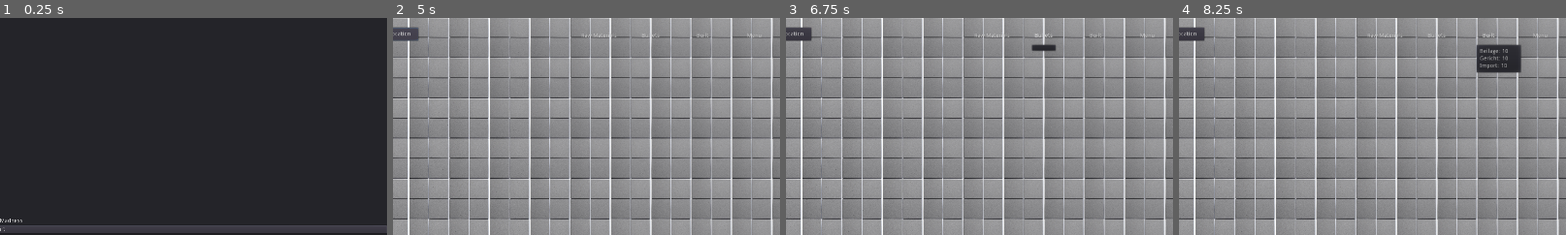
Above: before the commit, frames 1-4 (left to right).
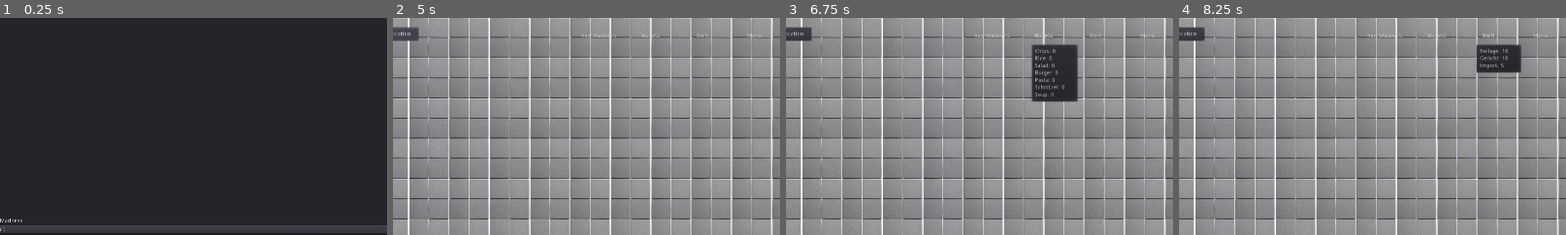
Above: after the commit, the same moments.

Repository: Vytautas-Hermann/GJ-2020
Game: Godot game, scene res://src/scenes/Title_Screen.tscn
The game is run twice, just before and just after one commit, with the same random seed, the same clock (stepped at 60 frames per second) and the same inputs.
Inputs:
- Up to frame 1 (0.25 s): no input
- Up to frame 2 (5 s): click "Start" at 0.5 s; click "Menu" at 1.25 s; click "Built" at 2 s; click "Raw Materials" at 2.75 s; click "Bullets" at 3.5 s; click "Swap Location" at 4.25 s
- Up to frame 3 (6.75 s): click "Built" at 5 s; click "Raw Materials" at 5.75 s; click "Bullets" at 6.5 s
- Up to frame 4 (8.25 s): click "Swap Location" at 7.25 s; click "Built" at 8 s
The pictures show only the part of the screen within x 50-100%, y 0-50%; the shares and areas given below are measured in that part.

Frames 1-2 are identical in both runs. In frame 3, 2.9% of the frame differs, in the area x 63-76%, y 12-39%; in frame 4, less than 0.1%.
Error after the commit: Parse Error: Variable "i" already defined in the scope (at line 83). (res://src/scripts/Tower.gd:88)

Commit message:
crafting

Diff:
--- /dev/null
+++ b/src/prefab/micro.tscn
@@ -0,0 +1,25 @@
+[gd_scene load_steps=3 format=2]
+
+[ext_resource path="res://src/images/micro.png" type="Texture" id=1]
+[ext_resource path="res://src/scripts/micro.gd" type="Script" id=2]
+
+[node name="micro" type="Sprite"]
+scale = Vector2( 0.05, 0.05 )
+texture = ExtResource( 1 )
+script = ExtResource( 2 )
+
+[node name="Timer" type="Timer" parent="."]
+wait_time = 2.0
+autostart = true
+
+[node name="MenuButton" type="MenuButton" parent="."]
+margin_left = -640.0
+margin_top = -640.0
+margin_right = -576.0
+margin_bottom = -576.0
+rect_scale = Vector2( 20, 20 )
+text = "Garnish"
+__meta__ = {
+"_edit_use_anchors_": false
+}
+[connection signal="timeout" from="Timer" to="." method="_on_Timer_timeout"]
--- /dev/null
+++ b/src/prefab/oven.tscn
@@ -0,0 +1,24 @@
+[gd_scene load_steps=3 format=2]
+
+[ext_resource path="res://src/images/ofen.png" type="Texture" id=1]
+[ext_resource path="res://src/scripts/oven.gd" type="Script" id=2]
+
+[node name="oven" type="Sprite"]
+position = Vector2( 1.43051e-06, 0 )
+scale = Vector2( 0.0713489, 0.05 )
+texture = ExtResource( 1 )
+script = ExtResource( 2 )
+
+[node name="Timer" type="Timer" parent="."]
+
+[node name="MenuButton" type="MenuButton" parent="."]
+margin_left = -449.0
+margin_top = -640.0
+margin_right = -404.0
+margin_bottom = -576.0
+rect_scale = Vector2( 20, 20 )
+text = "Dish"
+__meta__ = {
+"_edit_use_anchors_": false
+}
+[connection signal="timeout" from="Timer" to="." method="_on_Timer_timeout"]
--- a/src/scenes/Game.tscn
+++ b/src/scenes/Game.tscn
@@ -1,12 +1,14 @@
-[gd_scene load_steps=8 format=2]
+[gd_scene load_steps=10 format=2]
 
 [ext_resource path="res://src/prefab/floor.tscn" type="PackedScene" id=1]
 [ext_resource path="res://src/prefab/kit.tscn" type="PackedScene" id=2]
 [ext_resource path="res://src/prefab/table.tscn" type="PackedScene" id=3]
 [ext_resource path="res://src/scripts/menu.gd" type="Script" id=4]
 [ext_resource path="res://src/scripts/Game_Board.gd" type="Script" id=5]
-[ext_resource path="res://src/prefab/Flieband.tscn" type="PackedScene" id=6]
+[ext_resource path="res://src/prefab/Tower.tscn" type="PackedScene" id=6]
 [ext_resource path="res://src/prefab/Import.tscn" type="PackedScene" id=7]
+[ext_resource path="res://src/prefab/micro.tscn" type="PackedScene" id=8]
+[ext_resource path="res://src/prefab/oven.tscn" type="PackedScene" id=9]
 
 [node name="Game" type="Node2D"]
 
@@ -23,7 +25,7 @@
 
 [node name="CanvasLayer" type="CanvasLayer" parent="Camera2D"]
 script = ExtResource( 4 )
-buildings = [ ExtResource( 6 ), null, null, ExtResource( 7 ) ]
+buildings = [ ExtResource( 6 ), ExtResource( 8 ), ExtResource( 9 ), ExtResource( 7 ) ]
 
 [node name="MoneyText" type="RichTextLabel" parent="Camera2D/CanvasLayer"]
 margin_left = 24.0
--- a/src/scripts/menu.gd
+++ b/src/scripts/menu.gd
@@ -4,8 +4,8 @@
 export var money = 100
 var health = 100
 var maze = true
-var built = 0
-var cost = [10, 10, 10, 10]
+var built = -1
+var cost = [10, 10, 10, 5]
 export var buildings = []
 export var bulletName = ["Chips: %s", "Rice: %s", "Salad: %s", "Burger: %s",
 		"Pasta: %s", "Schnitzel: %s", "Soup: %s"]
@@ -27,6 +27,7 @@
 	$Button.connect("pressed", self,"_swap")
 	_set_maze_built()
 	_init_roh()
+	_init_bullet()
 
 func _on_item_pressed(id):
 	var item_name = $MenuButton.get_popup().get_item_text(id)
@@ -82,16 +83,76 @@
 	for i in range(0, rohName.size()):
 		$Roh.get_popup().add_item(rohName[i] % roh[i])
 
+func _init_bullet():
+	for i in range(0, bulletName.size()):
+		$Bullet.get_popup().add_item(bulletName[i] % bullet[i])
+
 func _update_roh(idx, val):
 	if val > 0:
 		if _change_money(-val*rohCost[idx]):
 			roh[idx] += val
+	else:
+		roh[idx] += val
 	$Roh.get_popup().set_item_text(idx, rohName[idx] % roh[idx])
+
+func _update_bullet(idx, val):
+	if val > 0:
+		if idx == 0:
+			if roh[6]>=3*val:
+				_update_roh(6, -3*val)
+				bullet[idx] += val
+		if idx == 1:
+			if roh[10]>=3*val:
+				_update_roh(10, -3*val)
+				bullet[idx] += val
+		if idx == 2:
+			if roh[6]+roh[7]+roh[8]+roh[9]>=3*val:
+				_from_to(6,9,-3*val)
+				bullet[idx] += val
+		if idx == 3:
+			if roh[0]+roh[1]+roh[2]+roh[3]+roh[4] >= val && roh[5] >= val && roh[6]+roh[7]+roh[8]+roh[9] >= val && roh[11] >= val:
+				_from_to(0,4,val)
+				_update_roh(5, -val)
+				_from_to(6,9,val)
+				_update_roh(11, -val)
+				bullet[idx] += val
+		if idx == 4:
+			if roh[12]+roh[13]>=val&&roh[5]>=val&&roh[14]+roh[15]+roh[16]>=val:
+				_from_to(12,13,val)
+				_from_to(14,16,val)
+				_update_roh(5, -val)
+				bullet[idx] += val
+		if idx == 5:
+			if roh[0]+roh[1]+roh[2]+roh[3]+roh[4] >= val &&roh[6]>=val&&roh[11]>=val&&roh[14]+roh[15]+roh[16]>=val:
+				_from_to(0,4,val)
+				_from_to(6,9,val)
+				_update_roh(11, -val)
+				_update_roh(6, -val)
+				bullet[idx] += val
+		if idx == 6:
+			if roh[0]+roh[1]+roh[2]+roh[3]+roh[4] >= val &&roh[14]+roh[15]+roh[16]>=val&&roh[6]+roh[7]+roh[8]+roh[9]:
+				_from_to(0,4,val)
+				_from_to(6,9,val)
+				_from_to(14,16,val)
+				bullet[idx] += val
+	else:
+		bullet[idx] -= 1
+	$Bullet.get_popup().set_item_text(idx, bulletName[idx] % bullet[idx])
+
+func _from_to(from, to, val):
+	while val>0 && from <= to:
+		if roh[from]>val:
+			_update_roh(from, -val)
+			val=0
+		else:
+			_update_roh(from, -roh[from])
+			val -= roh[from]
+		from+= 1
 
 func _unhandled_input(event):
 	if event is InputEventMouseButton:
 		if event.button_index == BUTTON_LEFT:
-			if built != 0:
+			if built != -1:
 				if event.pressed:
 					var x = event.position[0]
 					var y = event.position[1]
@@ -123,4 +184,4 @@
 								bu.position = Vector2(50 + i*100, 1150 + j*100)
 								get_node("/root/Game/Game_Board").add_child(bu)
 								get_node("/root/Game/Game_Board").get("kitchen")[j][i] = 1
-					built = 0
+					built = -1
--- /dev/null
+++ b/src/scripts/micro.gd
@@ -0,0 +1,30 @@
+extends Sprite
+
+var level
+var product
+var prod = ["Chips", "Rice", "Salad", "Level UP: 5", "Sell"]
+
+func _ready():
+	level = 0
+	product = 0
+	_init_prod()
+	$Timer.start()
+
+func _on_Timer_timeout():
+	get_node("/root/Game/Camera2D/CanvasLayer")._update_bullet(product, 1)
+
+func _init_prod():
+	for i in prod:
+		$MenuButton.get_popup().add_item(i)
+	$MenuButton.get_popup().connect("id_pressed", self, "_on_build_pressed")
+
+func _on_build_pressed(id):
+	if id < 3:
+		product = id
+	elif id == 3:
+		if get_node("/root/Game/Camera2D/CanvasLayer")._change_money(-5*pow(1.66,level)):
+			level += 1
+			$MenuButton.get_popup().set_item_text(17, "Level UP: %s" % (5*pow(1.66,level)))
+			$Timer.wait_time *= 0.75
+	else:
+		pass
--- /dev/null
+++ b/src/scripts/oven.gd
@@ -0,0 +1,30 @@
+extends Sprite
+
+var level
+var product
+var prod = ["Burger", "Pasta", "Schnitzel", "Salad", "Level UP: 5", "Sell"]
+
+func _ready():
+	level = 0
+	product = 3
+	_init_prod()
+	$Timer.start()
+
+func _on_Timer_timeout():
+	get_node("/root/Game/Camera2D/CanvasLayer")._update_bullet(product, 1)
+
+func _init_prod():
+	for i in prod:
+		$MenuButton.get_popup().add_item(i)
+	$MenuButton.get_popup().connect("id_pressed", self, "_on_build_pressed")
+
+func _on_build_pressed(id):
+	if id < 4:
+		product = id + 3
+	elif id == 4:
+		if get_node("/root/Game/Camera2D/CanvasLayer")._change_money(-5*pow(1.66,level)):
+			level += 1
+			$MenuButton.get_popup().set_item_text(17, "Level UP: %s" % (5*pow(1.66,level)))
+			$Timer.wait_time *= 0.75
+	else:
+		pass
Binary file added: src/images/micro.png
Not shown, added: src/images/micro.png.import
Binary file added: src/images/ofen.png
Not shown, added: src/images/ofen.png.import
